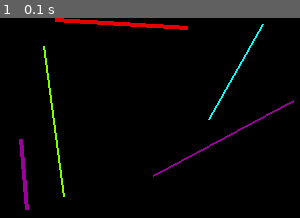
Above: before the commit, frame 1.
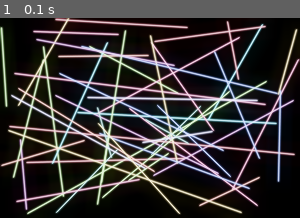
Above: after the commit, the same moment.

Repository: davidpendergast/pygame-summer-team-jam
Game: pygame game, started from rendering/neon.py
The game is run twice, just before and just after one commit, with the same random seed, the same clock (stepped at 60 frames per second) and the same inputs.
Inputs:
- Up to frame 1 (0.1 s): no input

The runs differ from the first frame. In frame 1, 38% of the frame differs, in the area x 0-100%, y 0-99%.

Commit message:
can draw neon lines

Diff:
--- a/rendering/neon.py
+++ b/rendering/neon.py
@@ -1,6 +1,7 @@
-from typing import Sequence, Iterable
+from typing import List, Iterable, Tuple
 import pygame
 import cv2
+import numpy
 
 
 # taken from https://www.coolneon.com/wp-content/uploads/2014/11/color-chart.png
@@ -23,38 +24,56 @@
     Represents a line NeonRenderer can draw.
     """
     def __init__(self,
-                 points: Sequence[pygame.Vector2],
+                 points: List[pygame.Vector2],
                  width: int,
                  color: pygame.Color,
-                 inner_color: pygame.Color = WHITE):
-        self.points = points
+                 inner_color: pygame.Color = None,
+                 inner_width: int = None):
+
+        self.vector_points = points
+        # x and y are flipped intentionally... this is what cv2 understands, don't ask me~
+        self.np_points = numpy.array([[round(p.y), round(p.x)] for p in points], numpy.int32).reshape((-1, 1, 2))
         self.width = width
-        self.inner_color = inner_color
+        self.inner_width = inner_width or 1
+        self.inner_color = inner_color or color.lerp(WHITE, 0.5)
         self.color = color
 
 
 class NeonRenderer:
 
-    def __init__(self, neon_bloom: float = 3.0, post_processing_bloom: float = 1):
-        """
-        :param blur: The width of the blurring kernel in pixels.
-        """
+    def __init__(self,
+                 neon_bloom: float = (25, 25),
+                 post_processing_bloom: float = (3, 3)):
         self._neon_bloom = neon_bloom
         self._post_processing_bloom = post_processing_bloom
 
-    def draw(self, surface: pygame.Surface, lines: Iterable[NeonLine]):
+    def draw_lines(self, surface: pygame.Surface, lines: Iterable[NeonLine]):
+        array = pygame.surfarray.array3d(surface)
+
+        # Ghast's Neon Line Drawing AlgorithmTM
+
+        # 1st pass, draw large, dark, faint glow around line
         for line in lines:
-            pygame.draw.lines(surface, line.color, False, line.points, width=line.width)
+            cv2.polylines(array, [line.np_points], False, line.color.lerp((0, 0, 0), 0.25), line.width)
+        array = cv2.blur(array, self._neon_bloom)
 
-    def _apply_bloom(self, surface: pygame.Surface, bloom):
-        pass
+        # 2nd pass, draw smaller, brighter glow
+        for line in lines:
+            cv2.polylines(array, [line.np_points], False, line.inner_color, line.inner_width, lineType=cv2.LINE_AA)
+        array = cv2.blur(array, self._post_processing_bloom)
+
+        # 3rd pass, draw anti-aliased highlight, don't blur
+        for line in lines:
+            cv2.polylines(array, [line.np_points], False, line.inner_color.lerp((255, 255, 255), 0.75), line.inner_width, lineType=cv2.LINE_AA)
+
+        pygame.surfarray.blit_array(surface, array)
 
 
 if __name__ == "__main__":
     import random
 
     W, H = SIZE = (300, 200)
-    N = 5
+    N = 50
 
     def rand_pt():
         return pygame.Vector2(random.randint(0, W), random.randint(0, H))
@@ -63,7 +82,7 @@
     for _ in range(N):
         lines.append(NeonLine(
             [rand_pt(), rand_pt()],
-            random.randint(1, 4),
+            random.randint(1, 1),
             random.choice(ALL_COLORS)))
 
     renderer = NeonRenderer()
@@ -80,7 +99,7 @@
 
         screen = pygame.display.get_surface()
         screen.fill((0, 0, 0))
-        renderer.draw(screen, lines)
+        renderer.draw_lines(screen, lines)
 
         pygame.display.flip()
         t += 1
